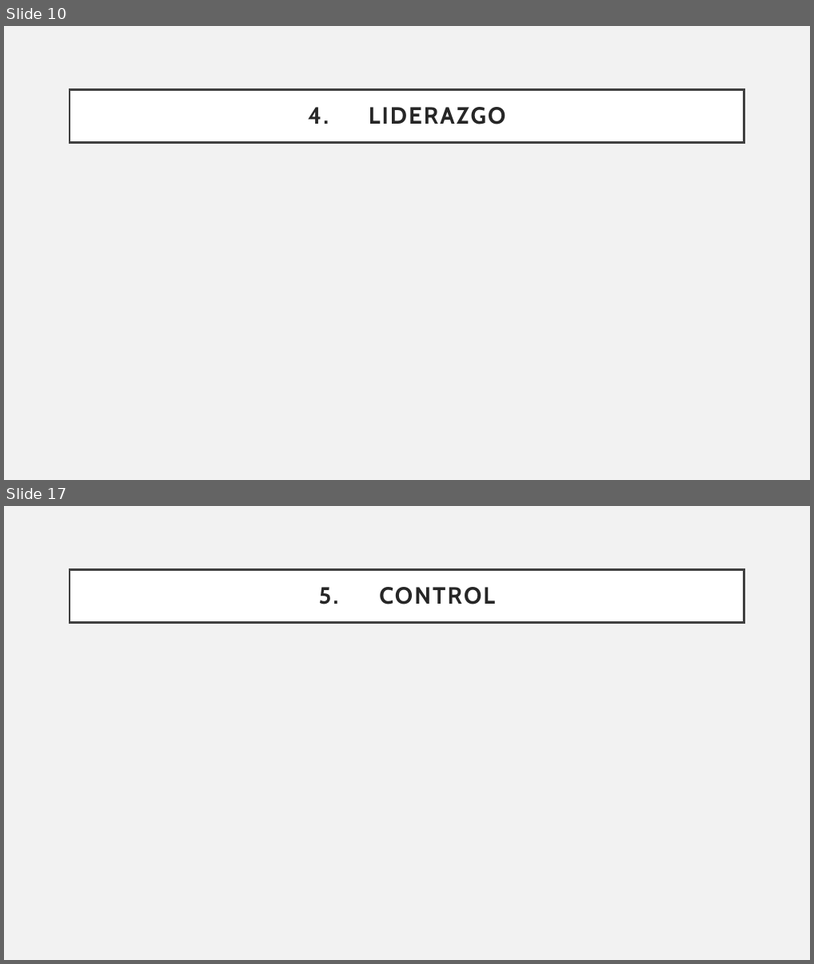
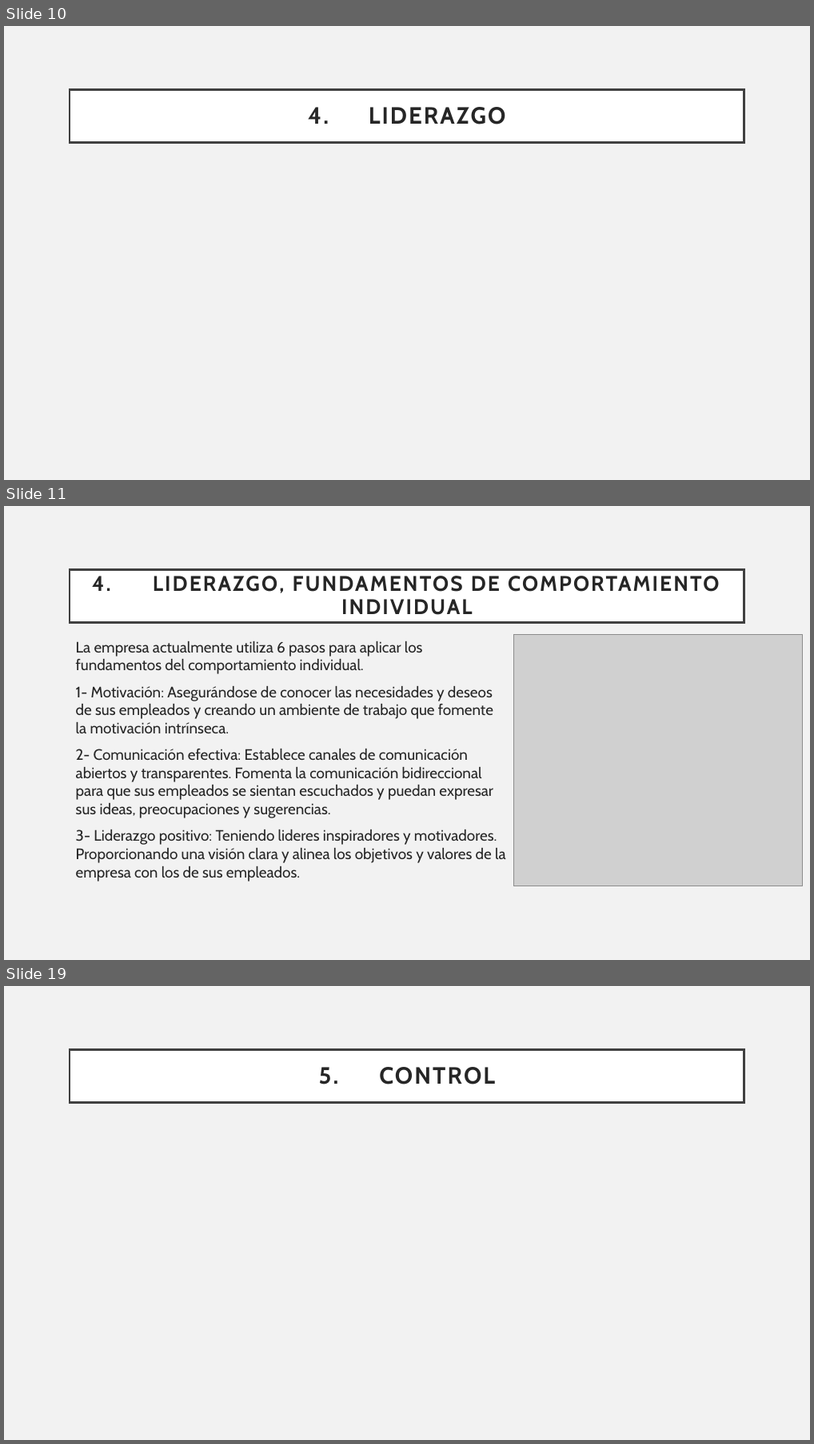
Before and after one commit to Sstrmn1/presentacionAdministracion, a slide deck: Presentacion - Exposicion.pptx. Shown one above the other, each under a label of ours: slides 10 and 17 before the commit, slides 10, 11 and 19 after it; the slides between them are not shown. The pictures are 814x964 and 814x1444 pixels, drawn with LibreOffice and Linux fonts; fonts in the diff are those of the drawing; grey boxes stand for pictures. Boxes give left, top, right and bottom in pixels: in the first picture for what was removed or moved away, otherwise in the second. Text is boxed around its words. In the diff, an @@ line names an element or a change of style, - is before the commit and + after.

Commit message:
Anadir parte de fundamentos de comportamiento individual y grupos de la administracion

```diff
--- a/Presentacion - Exposicion.pptx
+++ b/Presentacion - Exposicion.pptx
@@ slide 11 added at bbox=[4, 506, 810, 960], background #F2F2F2 @@
@@ title added at bbox=[70, 569, 745, 622], fill #FFFFFF, outline #404040 2.5 pt, 25.2 pt, text #262626, bold @@
+4. LIDERAZGO, FUNDAMENTOS DE COMPORTAMIENTO INDIVIDUAL
@@ text added at bbox=[76, 641, 506, 881], 18 pt, text #262626 @@
+La empresa actualmente utiliza 6 pasos para aplicar los fundamentos del comportamiento individual.
+1- Motivación: Asegurándose de conocer las necesidades y deseos de sus empleados y creando un ambiente de trabajo que fomente la motivación intrínseca.
+2- Comunicación efectiva: Establece canales de comunicación abiertos y transparentes. Fomenta la comunicación bidireccional para que sus empleados se sientan escuchados y puedan expresar sus ideas, preocupaciones y sugerencias.
+3- Liderazgo positivo: Teniendo lideres inspiradores y motivadores. Proporcionando una visión clara y alinea los objetivos y valores de la empresa con los de sus empleados.
@@ picture added at bbox=[514, 634, 803, 885] @@
@@ what was slide 17 is now slide 19 @@
```
Also in this commit, not shown: 1 slide changed, 6 other slides added, 5 slides removed.
